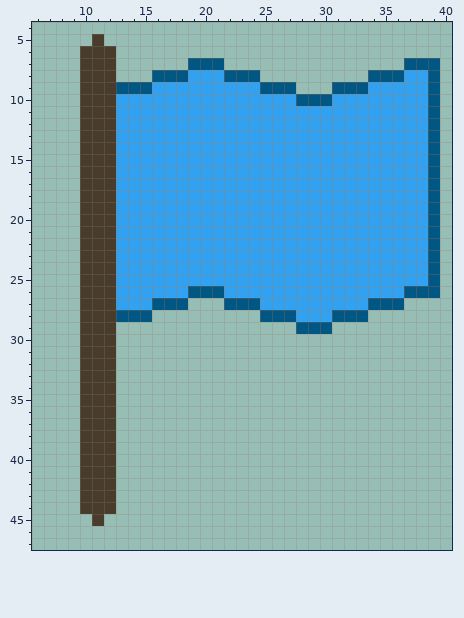
Edited in one commit: pixel-art file (assets/gui/icons/flag.ase). Above, as it was before the edit.
48x48 pixels, 1 frame. Shown: x 6..40, y 4..47.
Now the later version:
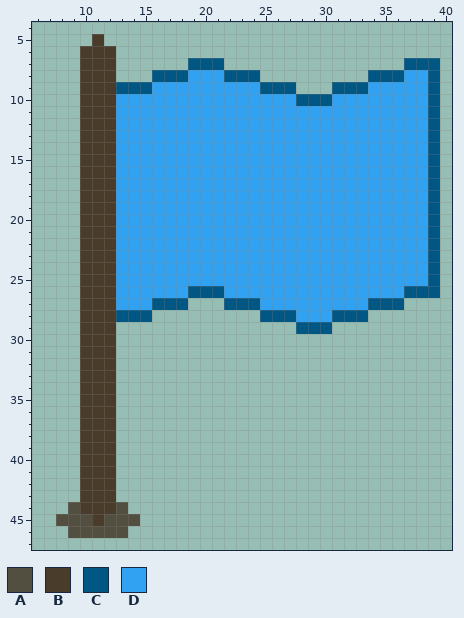
Palette (. is transparent): A #524f40  B #493c2b  C #005784  D #31a2f2
The exact change:
y 44: x 9 . -> A; x 13 . -> A
y 45: x 8..10 ... -> AAA; x 12..14 ... -> AAA
y 46: x 9..13 ..... -> AAAAA
Where, in picture pixels (left, top, right, bottom), the same in both pictures:
added: (56, 502, 140, 538)
